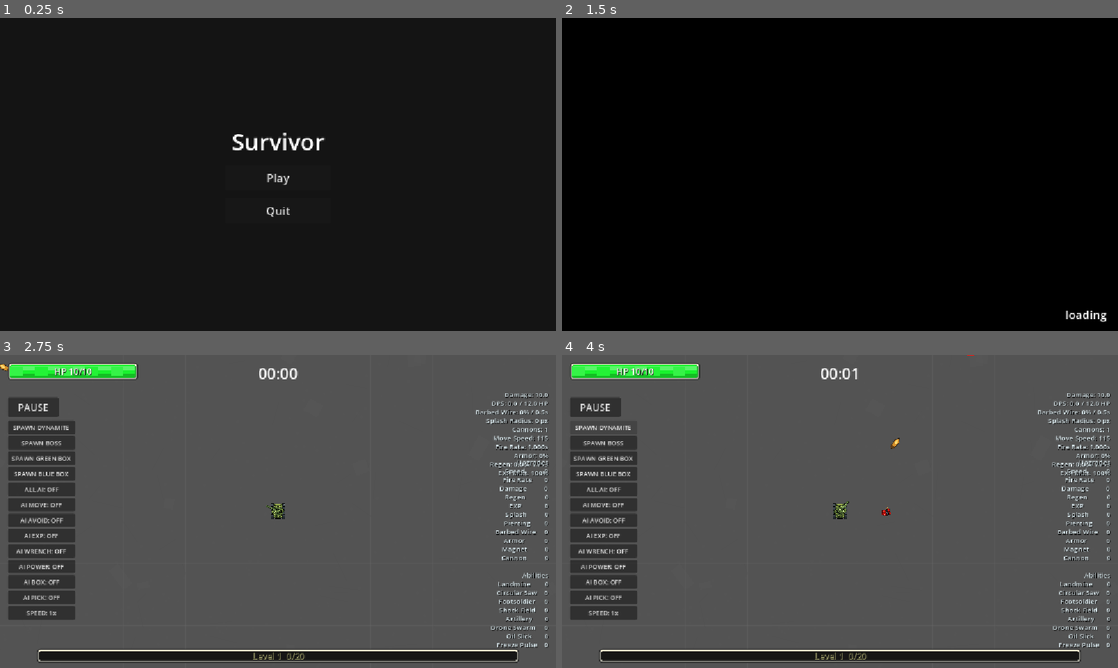
Above: before the commit, frames 1-4 (two rows, left to right).
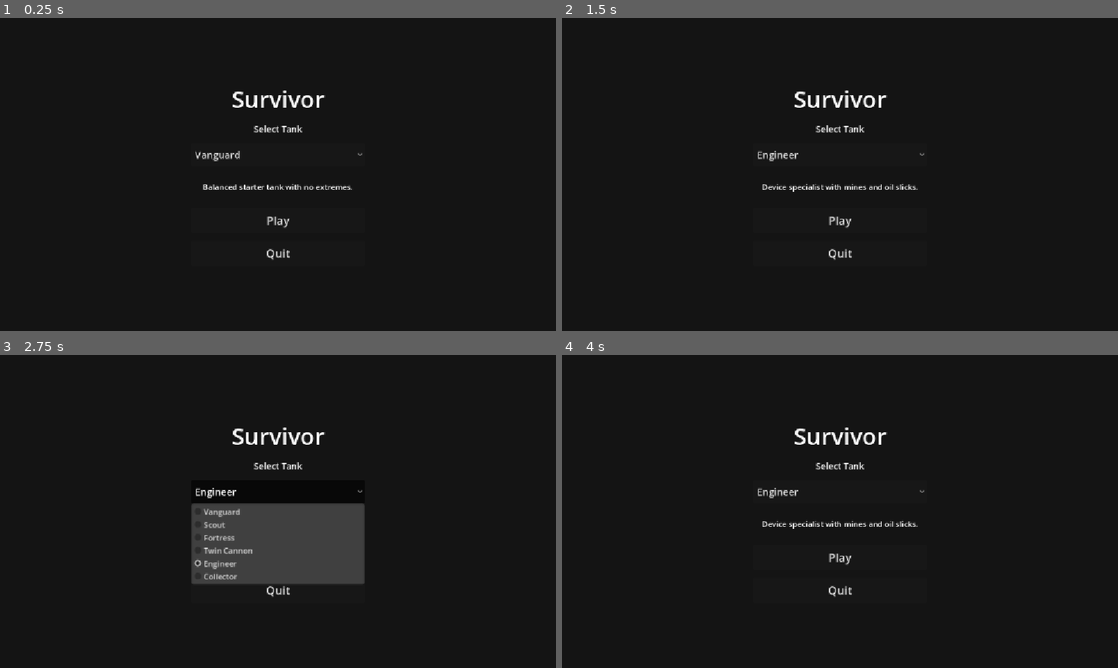
Above: after the commit, the same moments.

Repository: satoshimatos/autonomous-survivor
Game: Godot game, scene res://scenes/core/main_menu.tscn
Same seed, same stepped clock (60 frames per second), same inputs: the game is played once before the commit and once after it.
Inputs (mouse positions are in pixels of both pictures, inside the frame that each line leads up to):
- Up to frame 1 (0.25 s): no input
- Up to frame 2 (1.5 s): click (840, 155) at 0.5 s, where only the run after the commit has a clickable "Vanguard"; click "Play" at 1.25 s
- Up to frame 3 (2.75 s): click (278, 492) at 2 s, where only the run after the commit has a clickable "Engineer"
- Up to frame 4 (4 s): click (840, 558) at 2.75 s, where only the run after the commit has a clickable "Play"; click (600, 426) at 3.5 s, where only the run before the commit has a clickable "SPAWN DYNAMITE"

The runs differ from the first frame. In frame 1, 1.6% of the frame differs, in the area x 35-66%, y 23-78%; in frame 2, 1.4%; in frame 3, 90%; in frame 4, 97%, in the area x 0-100%, y 0-100%.

Commit message:
Add tank archetype selection

Diff:
--- a/project.godot
+++ b/project.godot
@@ -14,6 +14,10 @@
 run/main_scene="res://scenes/core/main_menu.tscn"
 config/features=PackedStringArray("4.6", "GL Compatibility")
 config/icon="res://icon.svg"
+
+[autoload]
+
+RunConfig="*res://scripts/core/run_config.gd"
 
 [display]
 
--- a/scenes/core/main.tscn
+++ b/scenes/core/main.tscn
@@ -217,14 +217,15 @@
 anchor_top = 0.5
 anchor_right = 0.5
 anchor_bottom = 0.5
-offset_left = -20.0
-offset_top = -11.0
-offset_right = 20.0
-offset_bottom = 12.0
-grow_horizontal = 2
-grow_vertical = 2
-theme_override_font_sizes/font_size = 32
+offset_left = -260.0
+offset_top = -28.0
+offset_right = 260.0
+offset_bottom = 76.0
+grow_horizontal = 2
+grow_vertical = 2
+theme_override_font_sizes/font_size = 24
 text = "Enemies Defeated: 0"
+horizontal_alignment = 1
 
 [node name="RestartButton" type="Button" parent="CanvasLayer/DefeatControl" unique_id=688214637]
 custom_minimum_size = Vector2(128, 48)
@@ -235,9 +236,9 @@
 anchor_right = 0.5
 anchor_bottom = 0.5
 offset_left = -64.0
-offset_top = 61.0
+offset_top = 100.0
 offset_right = 64.0
-offset_bottom = 109.0
+offset_bottom = 148.0
 grow_horizontal = 2
 grow_vertical = 2
 theme_override_font_sizes/font_size = 24
@@ -429,7 +430,7 @@
 offset_left = -292.0
 offset_top = 72.0
 offset_right = -16.0
-offset_bottom = 206.0
+offset_bottom = 244.0
 grow_horizontal = 0
 theme_override_colors/font_color = Color(0.92, 0.98, 1, 1)
 theme_override_colors/font_shadow_color = Color(0, 0, 0, 0.9)
@@ -451,7 +452,7 @@
 anchor_left = 1.0
 anchor_right = 1.0
 offset_left = -292.0
-offset_top = 212.0
+offset_top = 250.0
 offset_right = -16.0
 offset_bottom = 508.0
 grow_horizontal = 0
--- a/scenes/core/main_menu.tscn
+++ b/scenes/core/main_menu.tscn
@@ -38,6 +38,25 @@
 text = "Survivor"
 horizontal_alignment = 1
 
+[node name="TankLabel" type="Label" parent="CenterContainer/VBoxContainer"]
+layout_mode = 2
+theme_override_font_sizes/font_size = 18
+text = "Select Tank"
+horizontal_alignment = 1
+
+[node name="TankSelector" type="OptionButton" parent="CenterContainer/VBoxContainer"]
+custom_minimum_size = Vector2(360, 48)
+layout_mode = 2
+theme_override_font_sizes/font_size = 20
+
+[node name="TankSummaryLabel" type="Label" parent="CenterContainer/VBoxContainer"]
+custom_minimum_size = Vector2(360, 54)
+layout_mode = 2
+theme_override_font_sizes/font_size = 16
+autowrap_mode = 3
+horizontal_alignment = 1
+vertical_alignment = 1
+
 [node name="PlayButton" type="Button" parent="CenterContainer/VBoxContainer"]
 custom_minimum_size = Vector2(220, 52)
 layout_mode = 2
@@ -50,5 +69,6 @@
 theme_override_font_sizes/font_size = 24
 text = "Quit"
 
+[connection signal="item_selected" from="CenterContainer/VBoxContainer/TankSelector" to="." method="_on_tank_selector_item_selected"]
 [connection signal="pressed" from="CenterContainer/VBoxContainer/PlayButton" to="." method="_on_play_button_pressed"]
 [connection signal="pressed" from="CenterContainer/VBoxContainer/QuitButton" to="." method="_on_quit_button_pressed"]
--- a/scripts/_scene_check.gd
+++ b/scripts/_scene_check.gd
@@ -3,6 +3,7 @@
 
 func _init() -> void:
 	var scene_paths: Array[String] = [
+		"res://scenes/core/main_menu.tscn",
 		"res://scenes/core/main.tscn",
 		"res://scenes/player/player.tscn",
 		"res://scenes/enemies/enemy.tscn",
--- a/scripts/core/main.gd
+++ b/scripts/core/main.gd
@@ -185,7 +185,12 @@
 		low_health_vignette.set_low_health_active(false)
 		get_tree().paused = true
 		%DefeatControl.visible = true
-		%ResultLabel.text = "Enemies Defeated: %s" % enemies_defeated
+		%ResultLabel.text = "Tank: %s\nTime: %s\nEnemies Defeated: %s\nBosses Defeated: %s" % [
+			player.selected_tank_name,
+			get_formatted_run_time(),
+			enemies_defeated,
+			bosses_defeated,
+		]
 	)
 
 
@@ -955,7 +960,8 @@
 
 	var exp_multiplier_percent := int(round((1.0 + float(player.exp_bonus_level) * 0.25) * 100.0))
 	var armor_percent := int(round(player.get_armor_damage_reduction() * 100.0)) if player.has_method("get_armor_damage_reduction") else 0
-	stats_label.text = "Damage: %.1f\nDPS: %.1f / %.1f HP\nBarbed Wire: %.0f%% / 0.5s\nSplash Radius: %.0f px\nCannons: %s\nMove Speed: %.0f\nFire Rate: %.3fs\nArmor: %s%%\nRegen: %.3f HP/s\nEXP Mult: %s%%" % [
+	stats_label.text = "Tank: %s\nDamage: %.1f\nDPS: %.1f / %.1f HP\nBarbed Wire: %.0f%% / 0.5s\nSplash Radius: %.0f px\nCannons: %s\nMove Speed: %.0f\nFire Rate: %.3fs\nArmor: %s%%\nRegen: %.3f HP/s\nEXP Mult: %s%%" % [
+		player.selected_tank_name,
 		player.attack_damage,
 		player_dps,
 		get_average_spawn_enemy_hp(),
@@ -1006,10 +1012,14 @@
 
 
 func update_run_timer_label() -> void:
+	run_timer_label.text = get_formatted_run_time()
+
+
+func get_formatted_run_time() -> String:
 	var total_seconds: int = int(floor(run_time))
 	var minutes: int = int(float(total_seconds) / 60.0)
 	var seconds: int = total_seconds % 60
-	run_timer_label.text = "%02d:%02d" % [minutes, seconds]
+	return "%02d:%02d" % [minutes, seconds]
 
 
 func _on_restart_button_pressed() -> void:
--- a/scripts/core/main_menu.gd
+++ b/scripts/core/main_menu.gd
@@ -1,4 +1,11 @@
 extends Control
+
+@onready var tank_selector: OptionButton = $CenterContainer/VBoxContainer/TankSelector
+@onready var tank_summary_label: Label = $CenterContainer/VBoxContainer/TankSummaryLabel
+
+
+func _ready() -> void:
+	populate_tank_selector()
 
 
 func _on_play_button_pressed() -> void:
@@ -7,3 +14,35 @@
 
 func _on_quit_button_pressed() -> void:
 	get_tree().quit()
+
+
+func populate_tank_selector() -> void:
+	tank_selector.clear()
+	var selected_index := 0
+	var run_config = get_run_config()
+	var tank_archetypes: Array = run_config.tank_archetypes
+	for i in range(tank_archetypes.size()):
+		var tank: Dictionary = tank_archetypes[i]
+		tank_selector.add_item(String(tank.name))
+		tank_selector.set_item_metadata(i, String(tank.id))
+		if String(tank.id) == String(run_config.selected_tank_id):
+			selected_index = i
+
+	tank_selector.select(selected_index)
+	update_selected_tank(selected_index)
+
+
+func update_selected_tank(index: int) -> void:
+	var tank_id := String(tank_selector.get_item_metadata(index))
+	var run_config = get_run_config()
+	run_config.set_selected_tank(tank_id)
+	var tank: Dictionary = run_config.get_selected_tank()
+	tank_summary_label.text = String(tank.summary)
+
+
+func _on_tank_selector_item_selected(index: int) -> void:
+	update_selected_tank(index)
+
+
+func get_run_config() -> Node:
+	return get_node("/root/RunConfig")
--- /dev/null
+++ b/scripts/core/run_config.gd
@@ -0,0 +1,82 @@
+extends Node
+
+var selected_tank_id: String = "vanguard"
+
+var tank_archetypes: Array[Dictionary] = [
+	{
+		"id": "vanguard",
+		"name": "Vanguard",
+		"summary": "Balanced starter tank with no extremes.",
+		"speed_multiplier": 1.0,
+		"health_bonus": 0,
+		"damage_multiplier": 1.0,
+		"fire_interval_multiplier": 1.0,
+		"color": Color(1.0, 1.0, 1.0, 1.0),
+	},
+	{
+		"id": "scout",
+		"name": "Scout",
+		"summary": "Fast and fragile with better pickup reach.",
+		"speed_multiplier": 1.28,
+		"health_bonus": -2,
+		"damage_multiplier": 0.92,
+		"magnet_level": 1,
+		"color": Color(0.42, 0.9, 1.0, 1.0),
+	},
+	{
+		"id": "fortress",
+		"name": "Fortress",
+		"summary": "Slow, tanky, and armored.",
+		"speed_multiplier": 0.82,
+		"health_bonus": 8,
+		"armor_level": 2,
+		"damage_multiplier": 1.08,
+		"color": Color(0.62, 0.7, 0.72, 1.0),
+	},
+	{
+		"id": "twin_cannon",
+		"name": "Twin Cannon",
+		"summary": "Starts with an extra barrel and lower base damage.",
+		"speed_multiplier": 0.95,
+		"damage_multiplier": 0.88,
+		"cannon_level": 1,
+		"fire_interval_multiplier": 1.08,
+		"color": Color(1.0, 0.72, 0.28, 1.0),
+	},
+	{
+		"id": "engineer",
+		"name": "Engineer",
+		"summary": "Device specialist with mines and oil slicks.",
+		"speed_multiplier": 0.94,
+		"health_bonus": 2,
+		"landmine_level": 1,
+		"oil_slick_level": 1,
+		"color": Color(0.58, 1.0, 0.5, 1.0),
+	},
+	{
+		"id": "collector",
+		"name": "Collector",
+		"summary": "Economy tank that levels quickly and vacuums EXP.",
+		"speed_multiplier": 1.05,
+		"health_bonus": -1,
+		"exp_bonus_level": 1,
+		"magnet_level": 2,
+		"damage_multiplier": 0.95,
+		"color": Color(0.92, 0.62, 1.0, 1.0),
+	},
+]
+
+
+func get_selected_tank() -> Dictionary:
+	return get_tank_by_id(selected_tank_id)
+
+
+func get_tank_by_id(tank_id: String) -> Dictionary:
+	for tank in tank_archetypes:
+		if String(tank.id) == tank_id:
+			return tank
+	return tank_archetypes[0]
+
+
+func set_selected_tank(tank_id: String) -> void:
+	selected_tank_id = get_tank_by_id(tank_id).id
--- a/scripts/player/player.gd
+++ b/scripts/player/player.gd
@@ -39,6 +39,8 @@
 var magnet_level: int = 0
 var cannon_level: int = 0
 var barbed_wire_cooldowns := {}
+var selected_tank_id: String = "vanguard"
+var selected_tank_name: String = "Vanguard"
 
 var level: int = 1
 var current_exp: int = 0
@@ -111,6 +113,7 @@
 
 func _ready() -> void:
 	setup_smoke_particles()
+	apply_selected_tank_archetype()
 	health = max_health
 	exp_changed.emit(current_exp, get_required_exp(), level)
 
@@ -425,6 +428,53 @@
 	main.add_child(artillery_beacon)
 	if artillery_beacon.has_method("configure"):
 		artillery_beacon.configure(self, artillery_level)
+
+
+func apply_selected_tank_archetype() -> void:
+	var tank: Dictionary = get_run_config().get_selected_tank()
+	selected_tank_id = String(tank.get("id", selected_tank_id))
+	selected_tank_name = String(tank.get("name", selected_tank_name))
+	speed *= float(tank.get("speed_multiplier", 1.0))
+	max_health = max(1, max_health + int(tank.get("health_bonus", 0)))
+	attack_damage *= float(tank.get("damage_multiplier", 1.0))
+	fire_interval *= float(tank.get("fire_interval_multiplier", 1.0))
+
+	speed_level += int(tank.get("speed_level", 0))
+	damage_level += int(tank.get("damage_level", 0))
+	fire_rate_level += int(tank.get("fire_rate_level", 0))
+	armor_level += int(tank.get("armor_level", 0))
+	magnet_level += int(tank.get("magnet_level", 0))
+	cannon_level += int(tank.get("cannon_level", 0))
+	exp_bonus_level += int(tank.get("exp_bonus_level", 0))
+
+	var tint: Color = tank.get("color", Color.WHITE) as Color
+	tank_base.modulate = tint
+	tank_cannon.modulate = tint
+
+	apply_starting_ability_levels(tank)
+
+
+func get_run_config() -> Node:
+	return get_node("/root/RunConfig")
+
+
+func apply_starting_ability_levels(tank: Dictionary) -> void:
+	for i in range(int(tank.get("landmine_level", 0))):
+		upgrade_landmine()
+	for i in range(int(tank.get("circular_saw_level", 0))):
+		upgrade_circular_saw()
+	for i in range(int(tank.get("footsoldier_level", 0))):
+		upgrade_footsoldier()
+	for i in range(int(tank.get("shock_field_level", 0))):
+		upgrade_shock_field()
+	for i in range(int(tank.get("artillery_level", 0))):
+		upgrade_artillery()
+	for i in range(int(tank.get("drone_swarm_level", 0))):
+		upgrade_drone_swarm()
+	for i in range(int(tank.get("oil_slick_level", 0))):
+		upgrade_oil_slick()
+	for i in range(int(tank.get("freeze_pulse_level", 0))):
+		upgrade_freeze_pulse()
 
 
 func upgrade_drone_swarm() -> void:
Not shown, changed: BACKLOG.md
Not shown, changed: README.md
